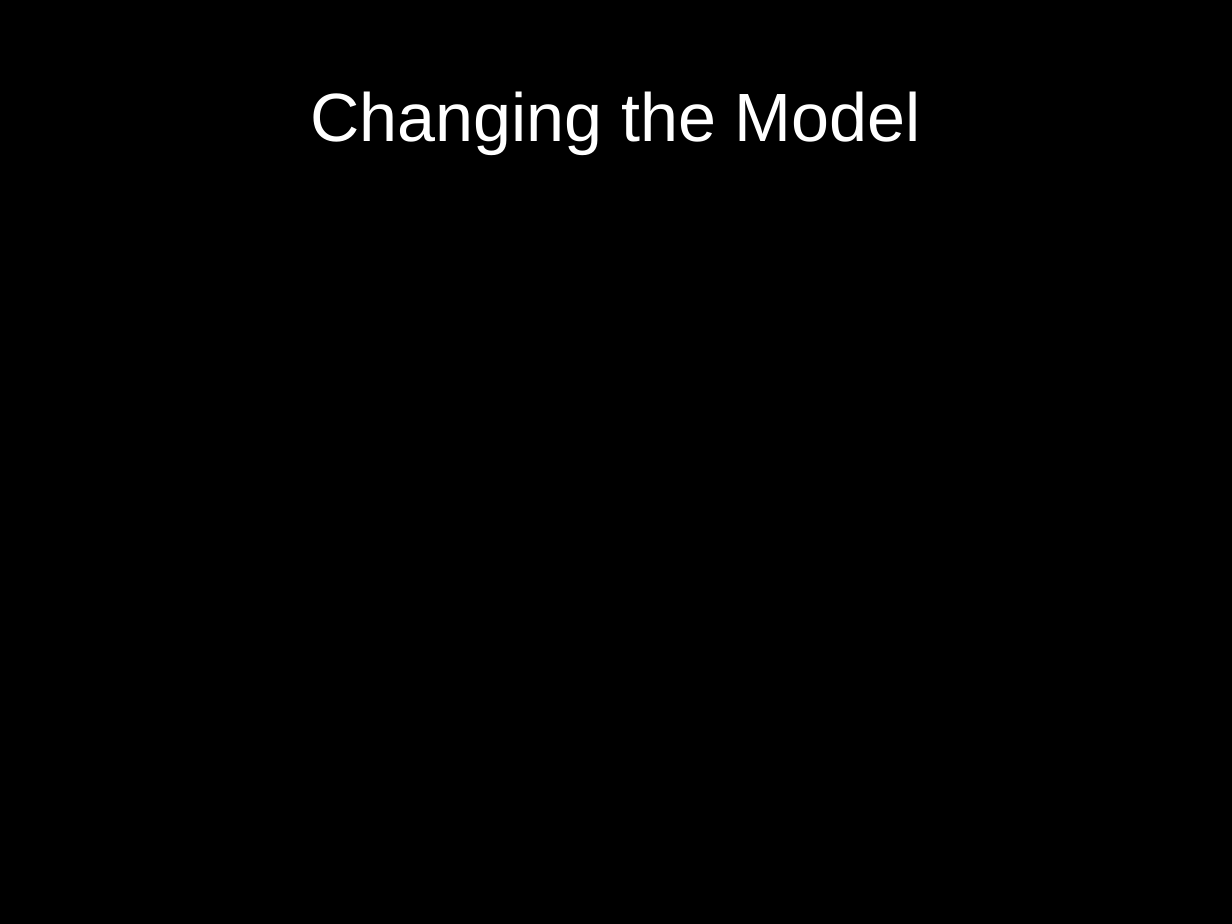
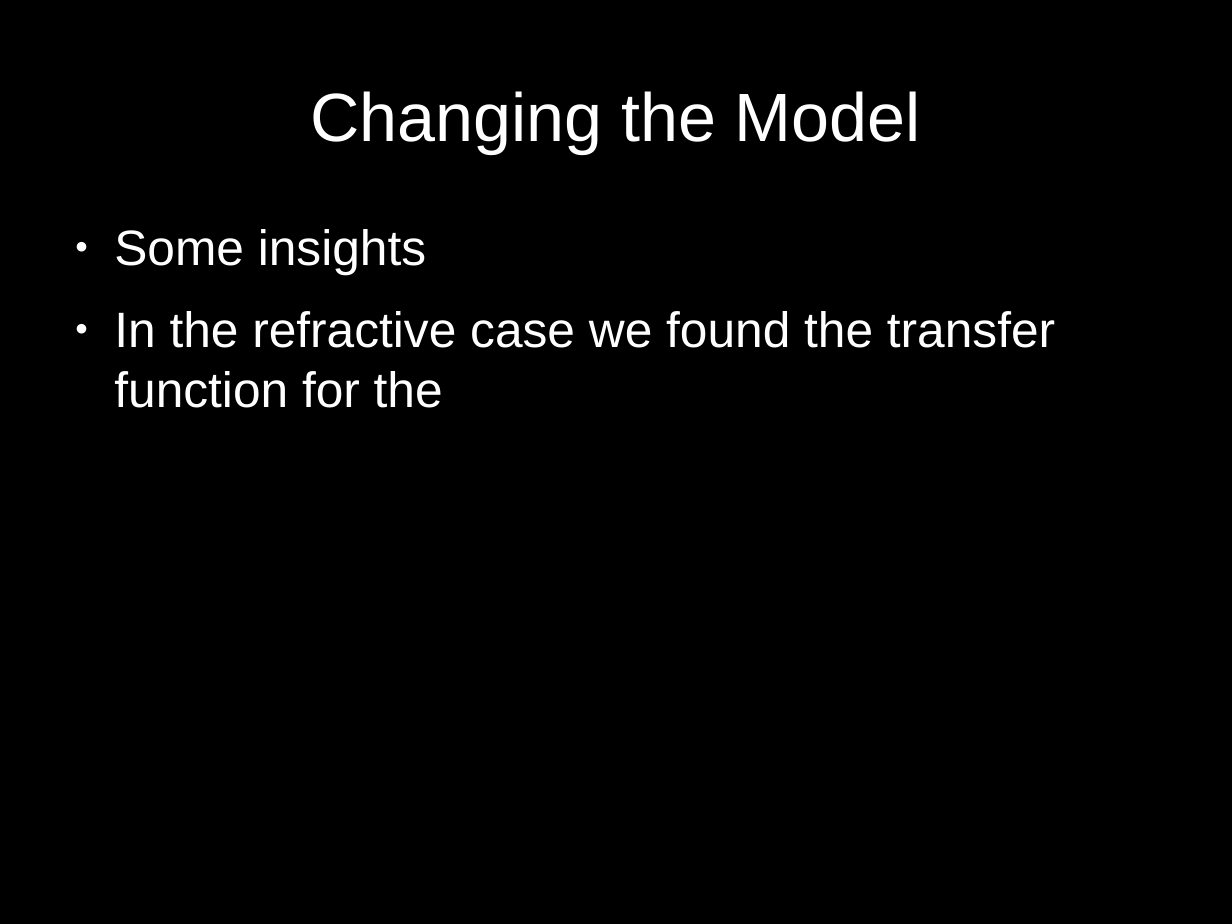
Before and after one commit to alankarkotwal/lvp-imaging, a slide deck: slide 7 of design/1 Approach.odp (slide 4 before the commit). Drawn at 1232x924 pixels with LibreOffice and Linux fonts; fonts in the diff are those of the drawing. Boxes give left, top, right and bottom in pixels: in the first picture for what was removed or moved away, otherwise in the second. Text is boxed around its words. In the diff, an @@ line names an element or a change of style, - is before the commit and + after.

```diff
--- a/design/1 Approach.odp
+++ b/design/1 Approach.odp
@@ text added at bbox=[114, 229, 1055, 408], 32 pt, text #FFFFFF @@
+● Some insights
+● In the refractive case we found the transfer function for the
```
Also in this commit, not shown: 2 other slides changed, 5 slides added, 2 slides removed, 2 other files.
